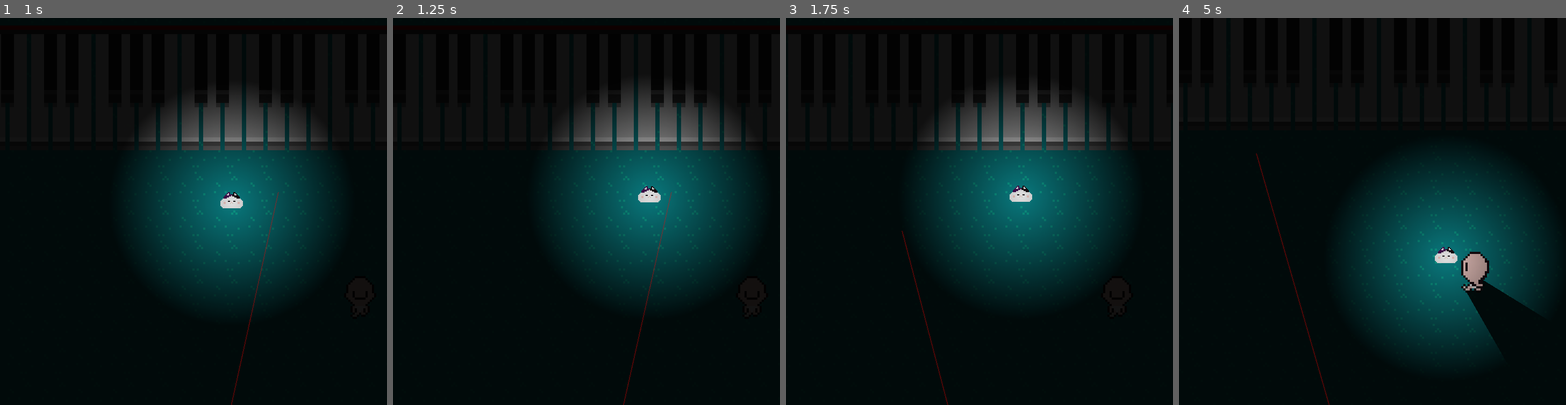
Above: before the commit, frames 1-4 (left to right).
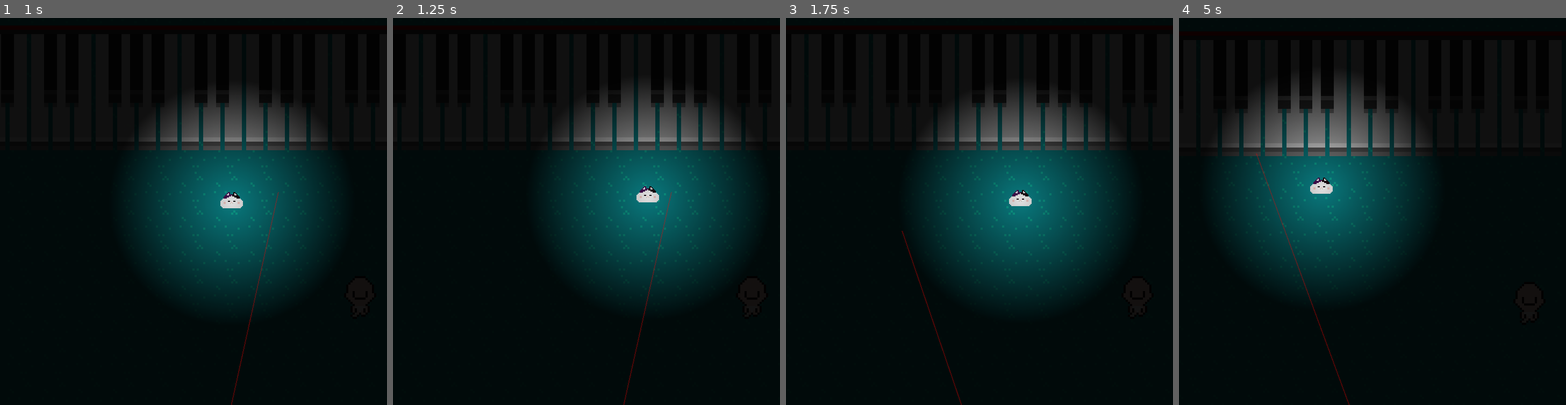
Above: after the commit, the same moments.

Repository: Sooshimi/fat-cat-lullaby
Game: Godot game, scene res://scenes/level_1.tscn
Same seed, same stepped clock (60 frames per second), same inputs: the game is played once before the commit and once after it.
Inputs (mouse positions are in pixels of both pictures, inside the frame that each line leads up to):
- Up to frame 1 (1 s): tap Enter at 0.5 s; move the mouse to (278, 192) at 0.52 s; click (278, 192) at 0.6 s; tap Space (jump) at 0.77, 0.8 s
- Up to frame 2 (1.25 s): tap Space (jump) at 1.07 s
- Up to frame 3 (1.75 s): move the mouse to (902, 230) at 1.27 s; tap Space (jump) at 1.35, 1.52 s; click (902, 230) at 1.55 s
- Up to frame 4 (5 s): tap Space (jump) at 1.82, 2.3, 3.02, 3.32, 3.6, 3.77, 4.07, 4.52, 4.82 s; move the mouse to (1411, 126) at 2.02 s; click (1411, 126) at 2.1 s; move the mouse to (1353, 288) at 2.77 s; click (1353, 288) at 2.85 s; move the mouse to (1488, 269) at 3.52 s; move the mouse to (1256, 153) at 4.27 s; click (1256, 153) at 4.35 s

Frame 1 is identical in both runs. In frame 2, 0.1% of the frame differs, in the area x 59-72%, y 43-100%; in frame 3, 1.4%; in frame 4, 33%, in the area x 8-95%, y 14-100%.

Commit message:
Limit roll length

Diff:
--- a/scenes/fat_cat.gd
+++ b/scenes/fat_cat.gd
@@ -6,6 +6,8 @@
 var is_jumping : bool
 var is_grounded : bool = true
 var collision
+var start_roll_position : Vector2
+var max_roll_length : int = 50
 
 @onready var roll_cooldown : Node = $RollCooldown
 @onready var jump_window : Node = $JumpWindow
@@ -17,11 +19,14 @@
 
 func _physics_process(delta) -> void:
 	if Input.is_action_just_pressed("left_click") && !is_rolling:
+		start_roll_position = global_position
 		target = get_global_mouse_position()
 		is_rolling = true
 	else:
 		# 'i' variable is to stop this block running more than once.
-		if global_position.distance_to(target) < 5 && is_rolling:
+		if (global_position.distance_to(target) < 5) ||\
+			(global_position.distance_to(start_roll_position) > max_roll_length) &&\
+			is_rolling:
 			# SLIDING
 			# Turn player collision box back on after landing
 			collision_shape.disabled = false
@@ -52,9 +57,9 @@
 			# Sets mouse position as the jumping target
 			target = get_global_mouse_position()
 
-	if !is_grounded:
-		# New velocity and direction when jumping
-		velocity = global_position.direction_to(target) * speed
+#	if !is_grounded:
+#		# New velocity and direction when jumping
+#		velocity = global_position.direction_to(target) * speed
 
 #	if collision:
 #		# Allows player to slide on walls
